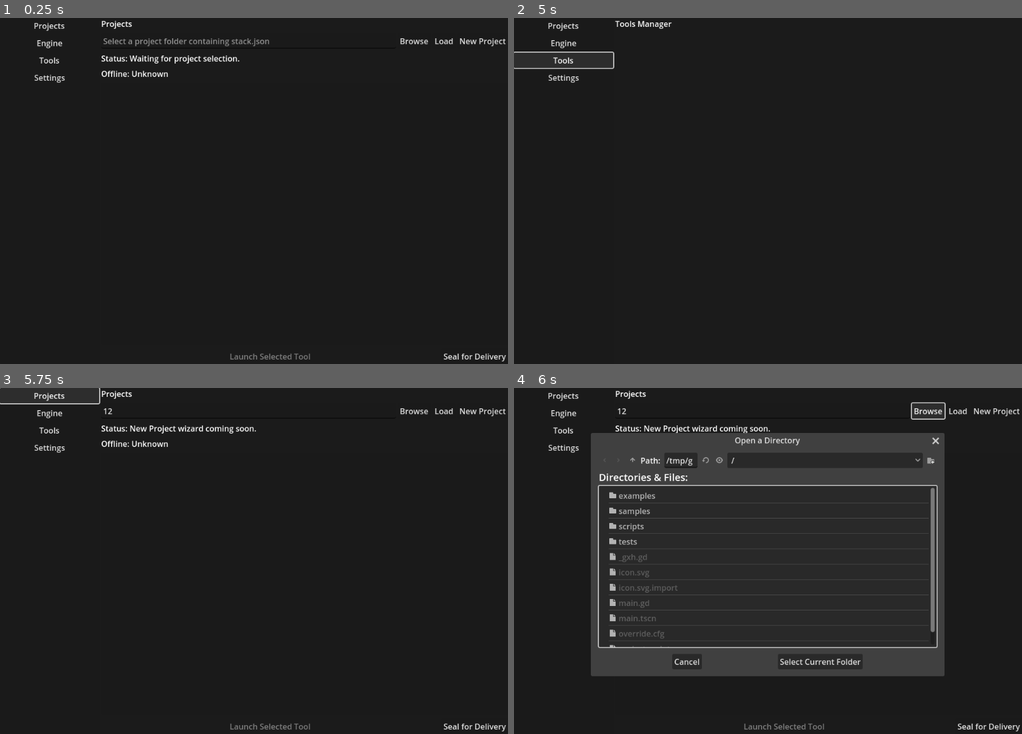
Above: before the commit, frames 1-4 (two rows, left to right).
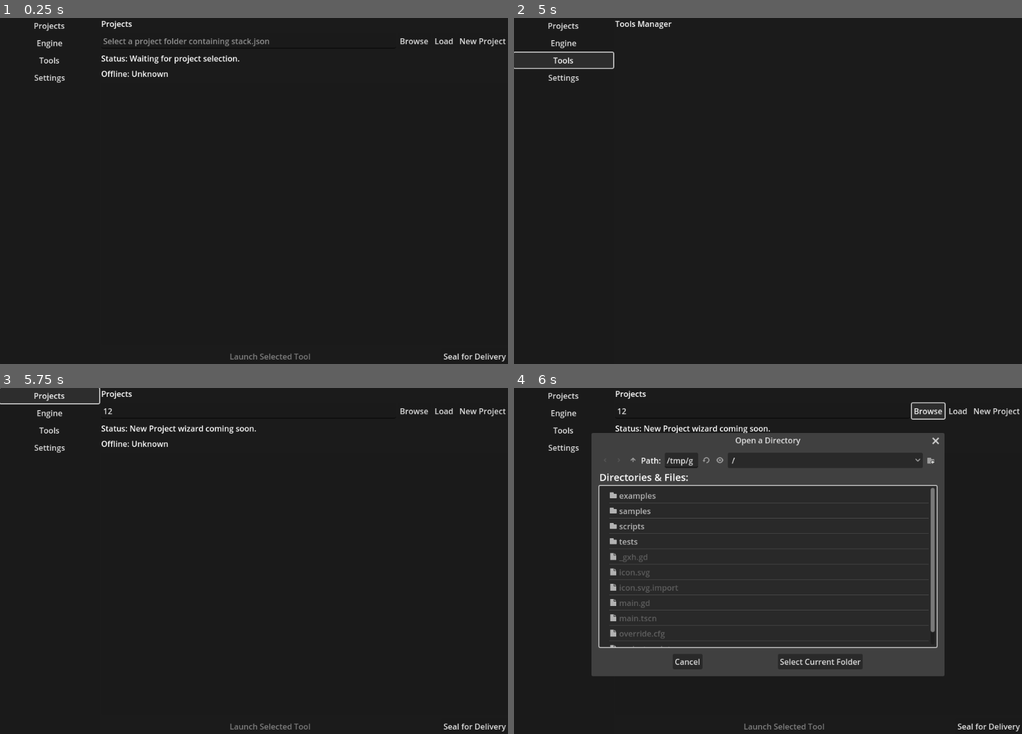
Above: after the commit, the same moments.

Repository: OpenGameStack-Org/ogs-launcher
Game: Godot game, scene res://main.tscn
Two runs of this game, one before a commit and one after it. Both use one fixed random seed, a clock stepped at 60 frames per second and the inputs below.
Inputs (mouse positions are in pixels of both pictures, inside the frame that each line leads up to):
- Up to frame 1 (0.25 s): no input
- Up to frame 2 (5 s): click (762, 42) at 0.52 s; type "12" at 0.6 s; click "New Project" at 1.25 s; click "New Project" at 2 s; click "Projects" at 2.75 s; click "Engine" at 3.5 s; click "Tools" at 4.25 s
- Up to frame 3 (5.75 s): click "Projects" at 5 s
- Up to frame 4 (6 s): click "Browse" at 5.75 s

Frames 1-3 are identical in both runs. In frame 4, 1.1% of the frame differs, in the area x 15-57%, y 13-83%.

Commit message:
Made sha256 verification strict policy

Diff:
--- a/scripts/mirror/mirror_repository.gd
+++ b/scripts/mirror/mirror_repository.gd
@@ -148,7 +148,9 @@
 		if typeof(archive_url) != TYPE_STRING or String(archive_url).strip_edges() == "":
 			found_errors.append("tool_archive_url_invalid:%d" % index)
 
-	if tool_entry.has("sha256"):
+	if not tool_entry.has("sha256"):
+		found_errors.append("tool_sha256_missing:%d" % index)
+	else:
 		var sha_value = tool_entry["sha256"]
 		if typeof(sha_value) != TYPE_STRING or not _is_hex_sha256(String(sha_value)):
 			found_errors.append("tool_sha256_invalid:%d" % index)
--- a/tests/library_hydration_controller_tests.gd
+++ b/tests/library_hydration_controller_tests.gd
@@ -47,7 +47,7 @@
 	var repo_path = mirror_root.path_join("repository.json")
 	var file = FileAccess.open(repo_path, FileAccess.WRITE)
 	if file:
-		file.store_string("{\"schema_version\":1,\"mirror_name\":\"Test\",\"tools\":[{\"id\":\"godot\",\"version\":\"4.3\",\"archive_path\":\"tools/godot/4.3/godot.zip\"}]}")
+		file.store_string("{\"schema_version\":1,\"mirror_name\":\"Test\",\"tools\":[{\"id\":\"godot\",\"version\":\"4.3\",\"archive_path\":\"tools/godot/4.3/godot.zip\",\"sha256\":\"0123456789abcdef0123456789abcdef0123456789abcdef0123456789abcdef\"}]}")
 		file.close()
 
 func _remove_repository_file(mirror_root: String) -> void:
--- a/tests/mirror_repository_tests.gd
+++ b/tests/mirror_repository_tests.gd
@@ -12,6 +12,7 @@
 	_test_missing_required_fields(results)
 	_test_archive_url_repository(results)
 	_test_missing_archive_source(results)
+	_test_missing_sha256(results)
 	_test_invalid_sha256(results)
 	return results
 
@@ -29,7 +30,7 @@
 		"schema_version": 1,
 		"mirror_name": "OGS Standard Profile",
 		"tools": [
-			{"id": "godot", "version": "4.3", "archive_path": "tools/godot/4.3/godot.zip"}
+			{"id": "godot", "version": "4.3", "archive_path": "tools/godot/4.3/godot.zip", "sha256": "0123456789abcdef0123456789abcdef0123456789abcdef0123456789abcdef"}
 		]
 	}
 	var repo = MirrorRepositoryScript.from_dict(data)
@@ -48,7 +49,7 @@
 		"schema_version": 1,
 		"mirror_name": "OGS Remote",
 		"tools": [
-			{"id": "godot", "version": "4.3", "archive_url": "https://example.com/godot.zip"}
+			{"id": "godot", "version": "4.3", "archive_url": "https://example.com/godot.zip", "sha256": "0123456789abcdef0123456789abcdef0123456789abcdef0123456789abcdef"}
 		]
 	}
 	var repo = MirrorRepositoryScript.from_dict(data)
@@ -66,6 +67,18 @@
 	var errors = MirrorRepositoryScript.validate_data(data)
 	_expect(errors.has("tool_archive_source_missing:0"), "should flag missing archive source", results)
 
+func _test_missing_sha256(results: Dictionary) -> void:
+	"""Missing sha256 should be rejected."""
+	var data = {
+		"schema_version": 1,
+		"mirror_name": "OGS",
+		"tools": [
+			{"id": "godot", "version": "4.3", "archive_path": "tools/godot/4.3/godot.zip"}
+		]
+	}
+	var errors = MirrorRepositoryScript.validate_data(data)
+	_expect(errors.has("tool_sha256_missing:0"), "should flag missing sha256", results)
+
 func _test_invalid_sha256(results: Dictionary) -> void:
 	"""Invalid sha256 should be rejected when present."""
 	var data = {
--- a/tests/remote_mirror_hydrator_tests.gd
+++ b/tests/remote_mirror_hydrator_tests.gd
@@ -65,7 +65,12 @@
 		"schema_version": 1,
 		"mirror_name": "OGS Remote",
 		"tools": [
-			{"id": "godot", "version": "4.3", "archive_url": missing_archive}
+			{
+				"id": "godot",
+				"version": "4.3",
+				"archive_url": missing_archive,
+				"sha256": "0123456789abcdef0123456789abcdef0123456789abcdef0123456789abcdef"
+			}
 		]
 	}
 	var file = FileAccess.open(repo_path, FileAccess.WRITE)
Not shown, changed: docs/MIRROR_SCHEMA.md
Not shown, changed: docs/TESTING.md
Not shown, changed: docs/The_Plan.md
